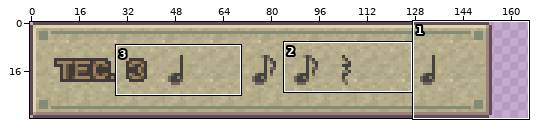
A pixel-art file gets an edit: assets/ui/fishing_menu/Techs_Panel.ase. The picture above shows the old version from afar; the outline marks the close-up.
Close-up. Earlier state:
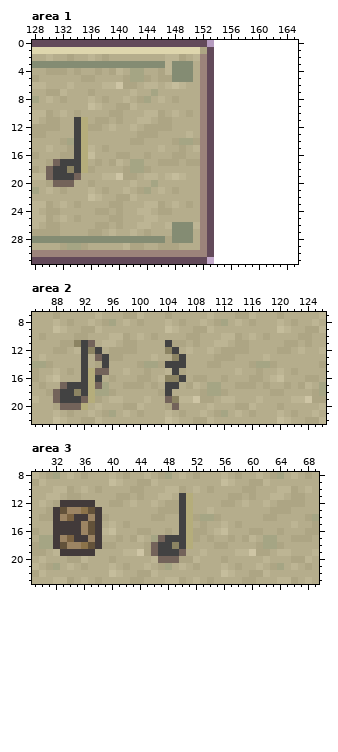
154x32 pixels, 1 frame. Shown: area 1: x 128..165, y 0..31; area 2: x 85..126, y 7..22; area 3: x 29..69, y 8..23. The old version is drawn lined up with the new one, on the new canvas.
After the commit:
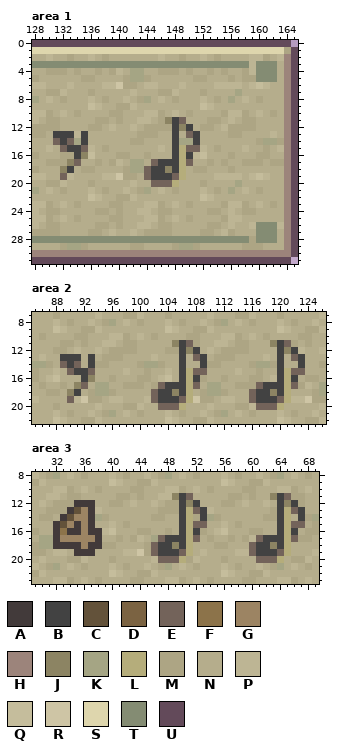
Palette (. is transparent): A #423a3a  B #424242  C #63523a  D #7b6342  E #73635a  F #8c734a  G #9c8463  H #9c847b  J #8c8463  K #a5a584  L #b5ad7b  M #ada584  N #b5ad8c  P #bdb594  Q #c5bd9c  R #cec5a5  S #ded6ad  T #848c73  U #634a5a
From old to new:
canvas 154x32 -> 166x32
--- area 1
@@ x 128..165 @@
- 0 UUUUUUUUUUUUUUUUUUUUUUUUU.............
- 1 SSSSSSSSSSSSSSSSSSSSSSSSMU............
- 2 NNPNNMNNPNMNNNNNNNNPPMNPHU............
- 3 TTTTTTTTTTTTTTTTTTTPTTTNHU............
- 4 NNMMMNMNNMNMPNKKNNMPTTTNHU............
- 5 MNNNNNNMMNNNNMKKMNMMTTTNHU............
- 6 PPNNNPNNNNPPRMMNPPNPQPNNHU............
- 7 NNMMPNNNMNNNNNPNNKNNNNNNHU............
- 8 KNPNMNNNPNMNNPNMKNPNMNNNHU............
- 9 NNNNNNNNQPNNMMPNNNNNNNNNHU............
-10 PPMNPNMNNNNMMNNNPPMNPNMNHU............
-11 PNMMNNBLNMMNMNNPPNMMNNNNHU............
-12 MMMMNNBLMMNPNNPNMMMMNNNNHU............
-13 MMNNNNBLNNNNNNNMMMNNNNPNHU............
-14 NNNNMKBLNNNNNNMMNNNNMKKMHU............
-15 NNPNNMBLPNMNNNNNNNPNNMNPHU............
-16 MNNNMMBLQNNNMMNNMNNNMMNNHU............
-17 NNMEBBBLNMNMPNKKNNMMMNMMHU............
-18 MNEBBJBLMNNNNMKKMNNNNNNNHU............
-19 PPEBBBENNNPPRMMNPPNPQPNNHU............
-20 NNMEEENNMNNNNNPNNKNNNNNNHU............
-21 KNPNMNNNPNMNNPNMKNPNMNNNHU............
-22 NNNNNNNNQPNNMMPNNNNNNNNNHU............
-23 PPMNPNMNNNNMMNNNPPMNPNMNHU............
-24 PNMMNNNNNMMNMNNPPNMMNNNNHU............
-25 PPMNPNMNNNNMMNNNPPNNNNNNHU............
-26 PNMMNNNNNMMNMNNPPNNPTTTPHU............
-27 MMMMNNNNMMNPNNPNMNNNTTTNHU............
-28 TTTTTTTTTTTTTTTTTTTMTTTNHU............
-29 NNNNMKKMNNNNNPMMNNMMMNNNHU............
-30 HHHHHHHHHHHHHHHHHHHHHHHHHU............
-31 UUUUUUUUUUUUUUUUUUUUUUUUU.............
+ 0 UUUUUUUUUUUUUUUUUUUUUUUUUUUUUUUUUUUUU.
+ 1 SSSSSSSSSSSSSSSSSSSSSSSSSSSSSSSSSSSSMU
+ 2 NNPNNMNNPNMNNNNNNNPNNMNNPNMNNNNPPMNPHU
+ 3 TTTTTTTTTTTTTTTTTTTTTTTTTTTTTTTPTTTNHU
+ 4 NNMMMNMNNMNMPNKKNNMMMNMNNMNMNNMPTTTNHU
+ 5 MNNNNNNMMNNNNMKKMNNNNNNMMNNNMNMMTTTNHU
+ 6 PPNNNPNNNNPPRMMNPPNNNPNNNNPPPPNPQPNNHU
+ 7 NNMMPNNNMNNNNNPNNNMMPNNNMNNNNKNNNNNNHU
+ 8 KNPNMNNNPNMNNPNMKNPNMNNNPNMNKNPNMNNNHU
+ 9 NNNNNNNNQPNNMMPNNNNNNNNNQPNNNNNNNNNNHU
+10 PPMNPNMNNNNMMNNNPPMNPNMNNNNMPPMNPNMNHU
+11 PNMMNNNNNMMNMNNPPNMJBENNNMMNPNMMNNNNHU
+12 MMMMNNNNMMNPNNPNMMMMBJBNMMNPMMMMNNNNHU
+13 MMNBBBPBNNNNNNNMMMNNBNEBNNNNMMNNNNPNHU
+14 NNNEBEKBNNNNNNMMNNNNBKKBNNNNNNNNMKKMHU
+15 NNPNEBBEPNMNNNNNNNPNBLEEPNMNNNPNNMNPHU
+16 MNNNMMBJQNNNMMNNMNNNBLBPQNNNMNNNMMNNHU
+17 NNMMMJENNMNMPNKKNEBBBLENNMNMNNMMMNMMHU
+18 MNNNJBNMMNNNNMKKEBBJBLNMMNNNMNNNNNNNHU
+19 PPNNEPNNNNPPRMMNEBBBELNNNNPPPPNPQPNNHU
+20 NNMMPNNNMNNNNNPNNEEELNNNMNNNNKNNNNNNHU
+21 KNPNMNNNPNMNNPNMKNPNMNNNPNMNKNPNMNNNHU
+22 NNNNNNNNQPNNMMPNNNNNNNNNQPNNNNNNNNNNHU
+23 PPMNPNMNNNNMMNNNPPMNPNMNNNNMPPMNPNMNHU
+24 PNMMNNNNNMMNMNNPPNMMNNNNNMMNPNMMNNNNHU
+25 PPMNPNMNNNNMMNNNPPMNPNMNNNNMPPNNNNNNHU
+26 PNMMNNNNNMMNMNNPPNMMNNNNNMMNPNNPTTTPHU
+27 MMMMNNNNMMNPNNPNMMMMNNNNMMNPMNNNTTTNHU
+28 TTTTTTTTTTTTTTTTTTTTTTTTTTTTTTTMTTTNHU
+29 NNNNMKKMNNNNNNMMNNNNMKKMNNNNNNMMMNNNHU
+30 HHHHHHHHHHHHHHHHHHHHHHHHHHHHHHHHHHHHHU
+31 UUUUUUUUUUUUUUUUUUUUUUUUUUUUUUUUUUUUU.
--- area 2
@@ x 85..126 @@
 10 NMNNNNMMNNNPPMNPNMNNNNMMNNNPPMNPNMNNNNMMNN
-11 NNNNMMJBENPPNMMNNNNBMMNMNNPPNMMNNNNNMMNMNN
-12 NNNMMNPBJBNMMMMNNNNJBNPNNPNMMMMNNNNMMNPNNP
-13 NPNNNNNBNEBMMNNNNPNNJBNNNNMMMNNNNPNNNNNNNN
-14 KKMNNNNBNMBNNNNMKKMBBBNNNMMNNNNMKKMNNNNNNM
-15 MNNPNMNBLEENNPNNMNNPBMNNNNNNNPNNMNNPNMNNNN
-16 MNPQNNNBLBNMNNNMMNPJJBNMMNNMNNNMMNPQNNNMMN
-17 NMNNEBBBLEKNNMMMNMNBBNMPNKKNNMMMNMNNMNMPNK
-18 NNMEBBJBLKKMNNNNNNMBNNNNMKKMNNNNNNMMNNNNMK
-19 PNNEBBBELMNPPNNNPNNEJPPRMMNPPNNNPNNNNPPRMM
-20 NNNMEEELNPNNNMMPNNNMENNNNPNNNMMPNNNMNNNNNP
+11 NNNNMMNMNNPPNMMNNNNNJBEMNNPPNMMNNNJBEMNMNN
+12 NNNMMNPNNPNMMMMNNNNMMBJBNPNMMMMNNNNBJBPNNP
+13 NPNNBBBNBNMMMNNNNPNNNBNEBNMMMNNNNPNBNEBNNN
+14 KKMNEBENBMMNNNNMKKMNNBNNBMMNNNNMKKMBNNBNNM
+15 MNNPNEBBENNNNPNNMNNPNBLEENNNNPNNMNNBLEENNN
+16 MNPQNNNBJNNMNNNMMNPQNBLBMNNMNNNMMNPBLBNMMN
+17 NMNNMNJENKKNNMMMNMEBBBLENKKNNMMMEBBBLEMPNK
+18 NNMMNJBNMKKMNNNNNEBBJBLNMKKMNNNEBBJBLNNNMK
+19 PNNNNEPRMMNPPNNNPEBBBELRMMNPPNNEBBBELPPRMM
+20 NNNMNNNNNPNNNMMPNNEEELNNNPNNNMMPEEELNNNNNP
 21 NNNPNMNNPNMKNPNMNNNPNMNNPNMKNPNMNNNPNMNNPN
--- area 3
@@ x 29..69 @@
 10 NNNPPMNPNMNNNNMMNNNPPMNPNMNNNNMMNNNPPMNPN
-11 NNPPNMMNNNNNMMNMNNPPNBLNNNNNMMNMNNPPNMMNN
-12 NPNMAAAAANNMMNPNNPNMMBLNNNNMMNPNNPNMMMMNN
-13 NNMACGGFCANNNNNNNNMMMBLNNPNNNNNNNNMMMNNNN
-14 NMMAGDAAGAMNNNNNNMMNNBLMKKMNNNNNNMMNNNNMK
-15 NNNAAAAGCANPNMNNNNNNNBLNMNNPNMNNNNNNNPNNM
-16 MNNAAAAGCAPQNNNMMNNMNBLMMNPQNNNMMNNMNNNMM
-17 NKKAGDAAGANNMNMPNKEBBBLMNMNNMNMPNKKNNMMMN
-18 MKKACGGFCAMMNNNNMEBBJBLNNNMMNNNNMKKMNNNNN
-19 MMNPAAAAANNNNPPRMEBBBENNPNNNNPPRMMNPPNNNP
-20 NPNNNMMPNNNMNNNNNPEEEMMPNNNMNNNNNPNNNMMPN
+11 NNPPNMMNNNNNMMNMNNPPJBENNNNNMMNMNNJBEMMNN
+12 NPNMMMAAANNMMNPNNPNMMBJBNNNMMNPNNPNBJBMNN
+13 NNMMMACGAPNNNNNNNNMMMBLEBPNNNNNNNNMBLEBNN
+14 NMMNACGGAKMNNNNNNMMNNBLMBKMNNNNNNMMBLNBMK
+15 NNNACGAGANNPNMNNNNNNNBLEENNPNMNNNNNBLEENM
+16 MNNAFAAGAAPQNNNMMNNMNBLBMNPQNNNMMNNBLBNMM
+17 NKKAGGGGGANNMNMPNKEBBBLENMNNMNMPEBBBLEMMN
+18 MKKAAAAGAAMMNNNNMEBBJBLNNNMMNNNEBBJBLNNNN
+19 MMNPPNAAANNNNPPRMEBBBELNPNNNNPPEBBBELNNNP
+20 NPNNNMMPNNNMNNNNNPEEELMPNNNMNNNNEEELNMMPN
 21 PNMKNPNMNNNPNMNNPNMKNPNMNNNPNMNNPNMKNPNMN
Changed places in both close-ups, as pixel boxes (x1, y1, x2, y2):
changed: (123, 40, 298, 264)
changed: (46, 117, 88, 187)
changed: (53, 340, 109, 410)
changed: (151, 340, 207, 410)
changed: (249, 340, 305, 410)
changed: (172, 493, 207, 563)
changed: (249, 493, 305, 563)
changed: (53, 500, 102, 556)
